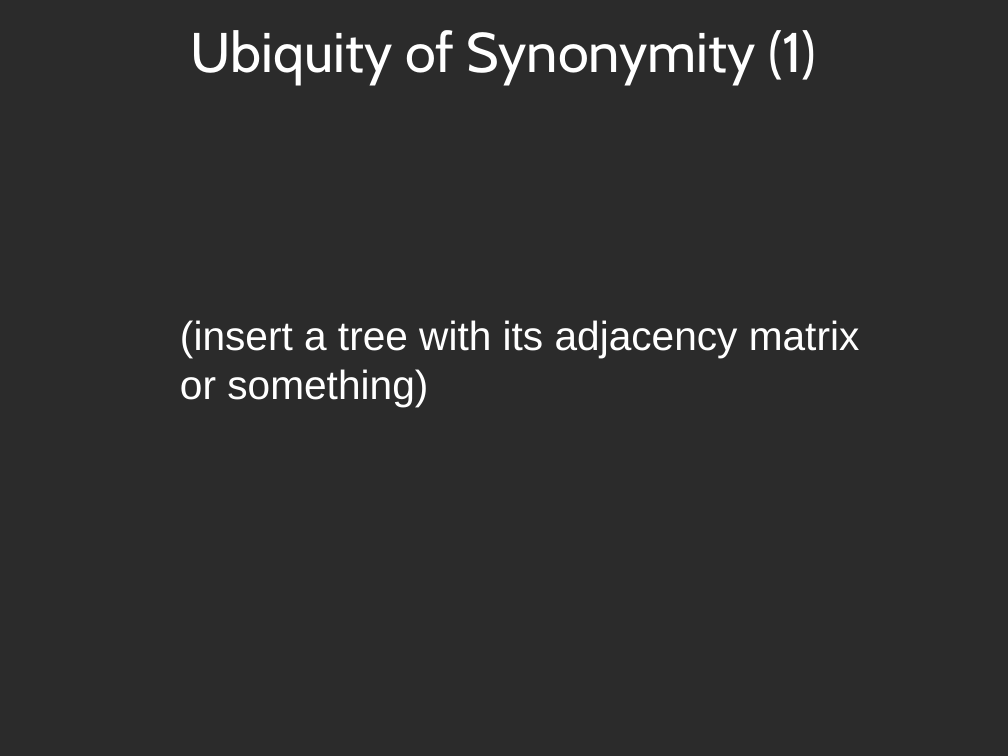
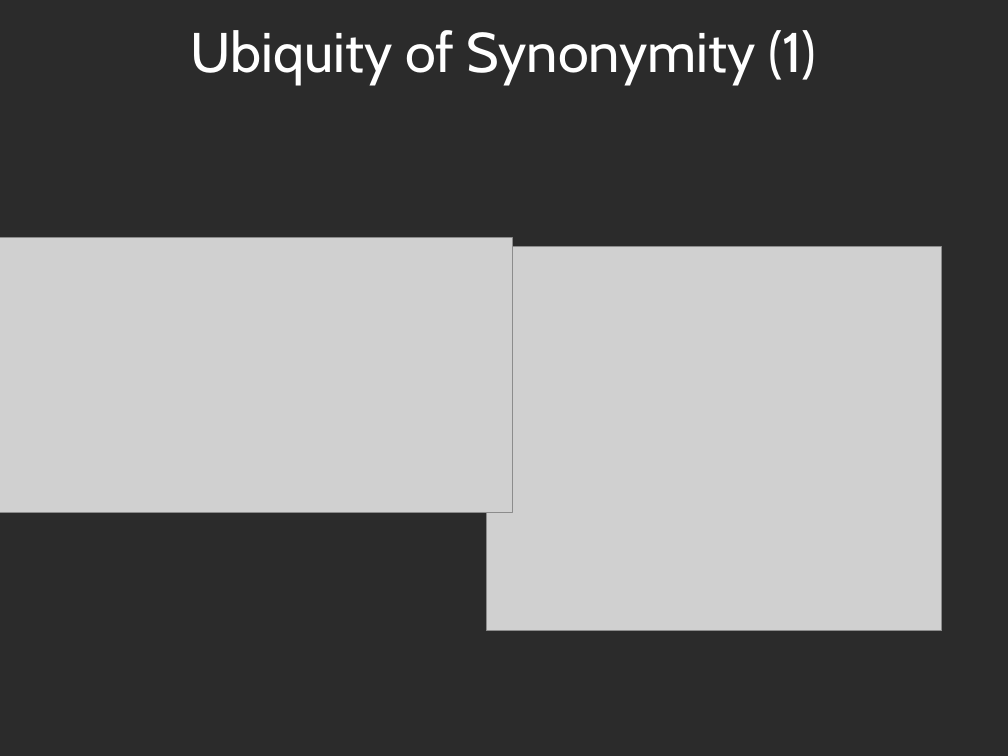
Before and after one commit to spiveeworks/treeshapes, a slide deck: slide 5 of presentation.odp. Drawn at 1008x756 pixels with LibreOffice and Linux fonts; fonts in the diff are those of the drawing; grey boxes stand for pictures; background and template pictures are left out; a plain dark background stands for a picture behind light text. Boxes give left, top, right and bottom in pixels: in the first picture for what was removed or moved away, otherwise in the second. Text is boxed around its words. In the diff, an @@ line names an element or a change of style, - is before the commit and + after.

Commit message:
put pictures into presentation
now i need to do the same for the results

```diff
--- a/presentation.odp
+++ b/presentation.odp
@@ picture added at [0,238,512,512] @@
@@ picture added at [487,247,942,631] @@
@@ text removed at [180,320,860,406] @@
-(insert a tree with its adjacency matrix or something)
```
Also in this commit, not shown: 7 other slides changed, 3 slides added, 3 slides removed, 21 other files.
